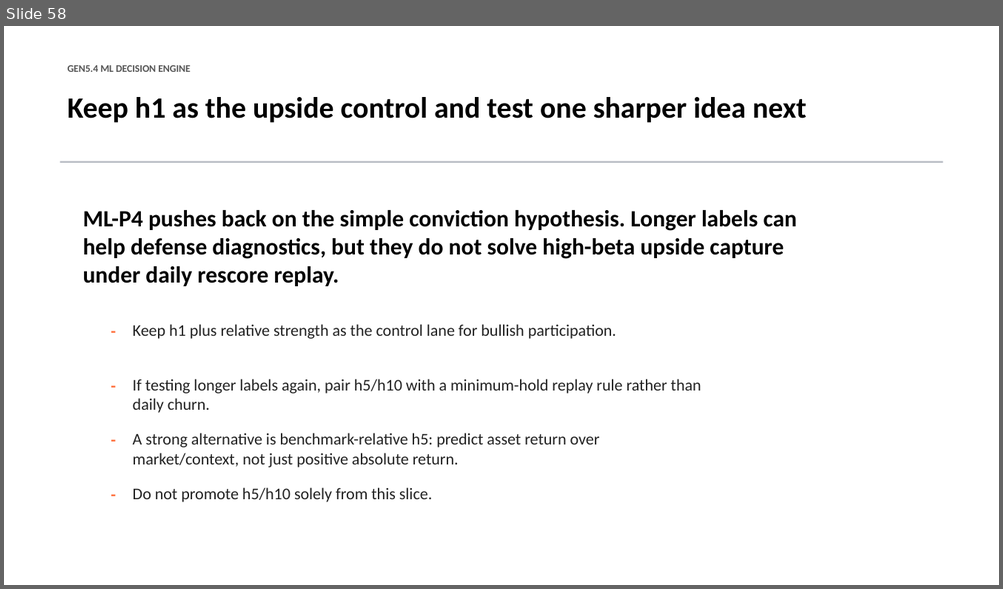
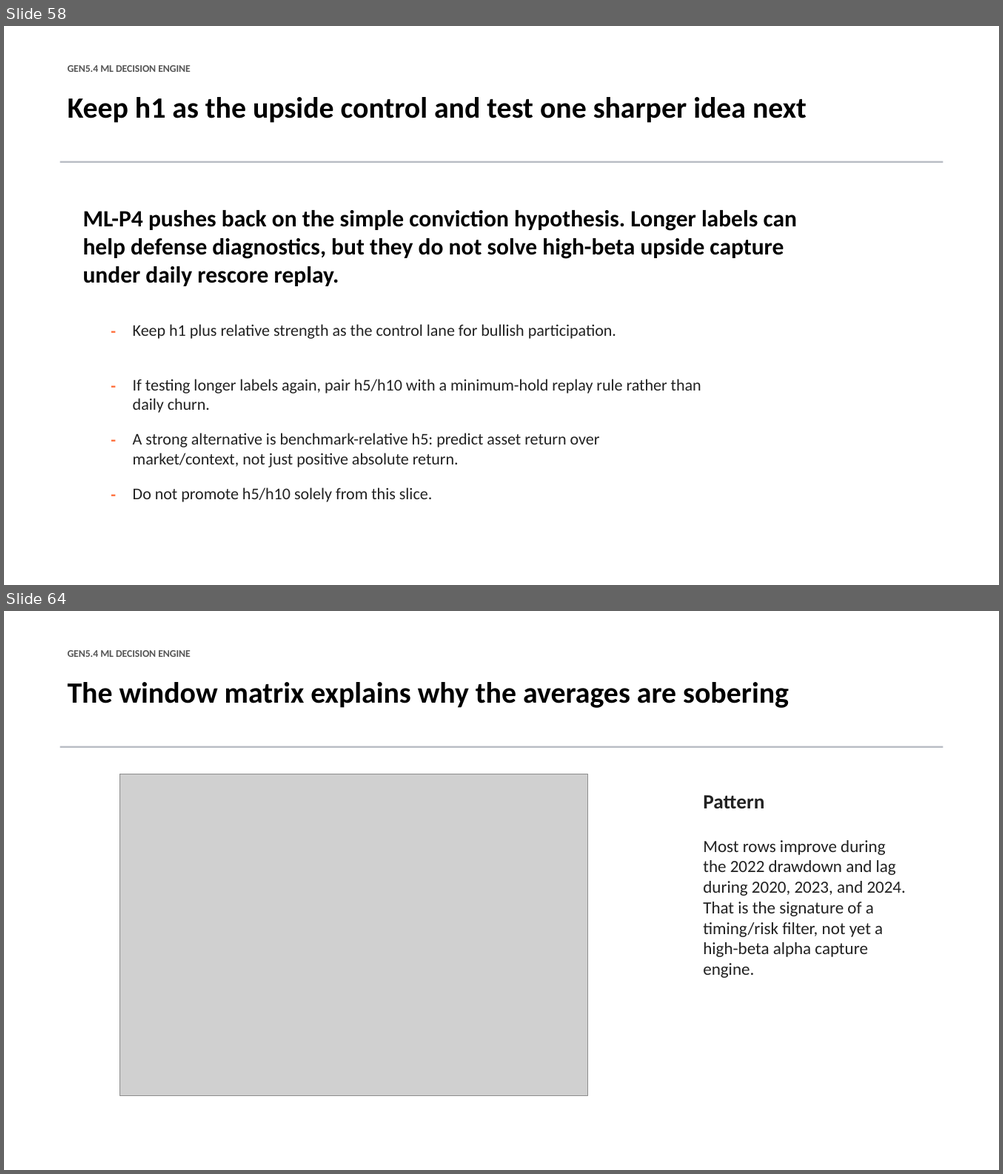
Before and after one commit to Francisc0Franc0/Time-Series-Modeling-Gen5, a slide deck: presentations/gen5_4_ml_decision_engine_incremental_build.pptx. Shown one above the other, each under a label of ours: slide 58 before the commit, slides 58 and 64 after it; the slides between them are not shown. The pictures are 1003x589 and 1003x1174 pixels, drawn with LibreOffice and Linux fonts; fonts in the diff are those of the drawing; grey boxes stand for pictures. Boxes give left, top, right and bottom in pixels: in the first picture for what was removed or moved away, otherwise in the second. Text is boxed around its words. In the diff, an @@ line names an element or a change of style, - is before the commit and + after.

```diff
--- a/presentations/gen5_4_ml_decision_engine_incremental_build.pptx
+++ b/presentations/gen5_4_ml_decision_engine_incremental_build.pptx
@@ slide 64 added at [4, 611, 999, 1170], background #FFFFFF @@
@@ text added at [68, 650, 190, 657], 9.8 pt, text #555555, bold @@
+GEN5.4 ML DECISION ENGINE
@@ text added at [68, 682, 788, 708], 28.5 pt, text #000000, bold @@
+The window matrix explains why the averages are sobering
@@ rectangle added at [60, 746, 942, 748], fill #B8BCC4 @@
@@ picture added at [119, 775, 587, 1096] @@
@@ text added at [703, 795, 764, 809], 19.5 pt, text #222222, bold @@
+Pattern
@@ text added at [703, 840, 905, 978], 16.5 pt, text #222222 @@
+Most rows improve during the 2022 drawdown and lag during 2020, 2023, and 2024. That is the signature of a timing/risk filter, not yet a high-beta alpha capture engine.
```
Also in this commit, not shown: 8 other slides added, 6 other files.
